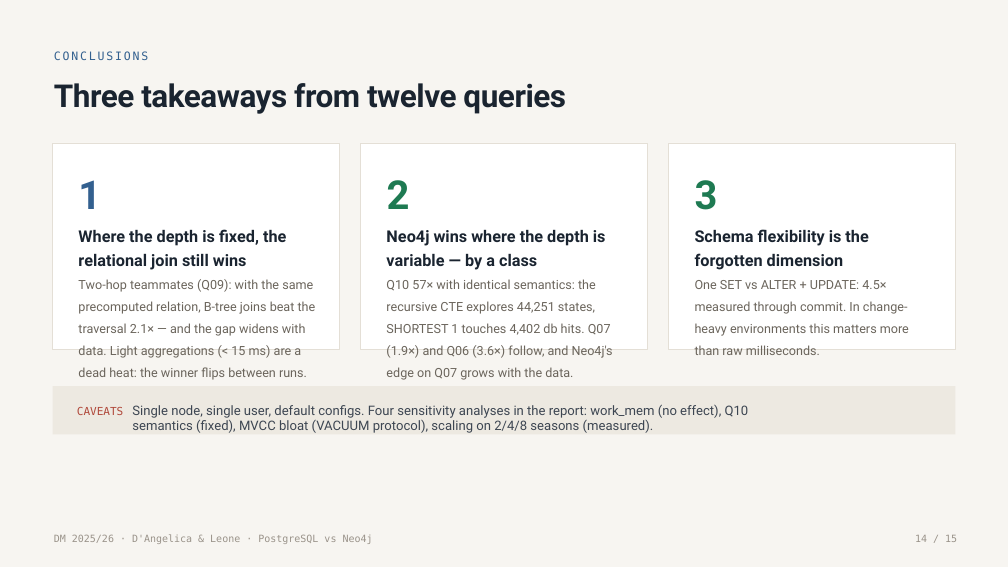
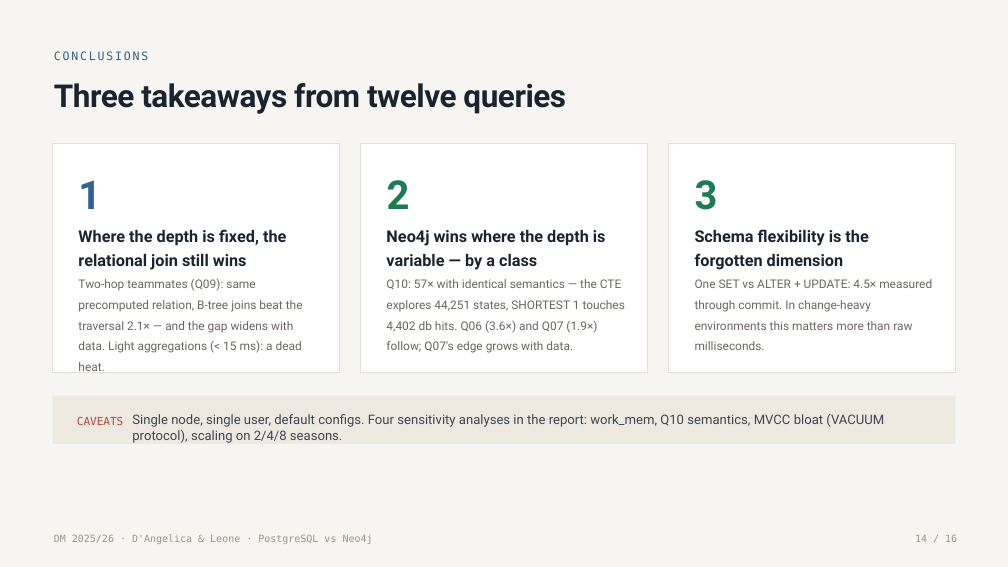
Before and after one commit to g1up3/DM-Project-2026, a slide deck: slide 14 of PostgreSQL_vs_Neo4j_DAngelica_Leone.pptx. Drawn at 1008x567 pixels with LibreOffice and Linux fonts; fonts in the diff are those of the drawing. Boxes give left, top, right and bottom in pixels: in the first picture for what was removed or moved away, otherwise in the second. Text is boxed around its words. In the diff, an @@ line names an element or a change of style, - is before the commit and + after.

```diff
--- a/PostgreSQL_vs_Neo4j_DAngelica_Leone.pptx
+++ b/PostgreSQL_vs_Neo4j_DAngelica_Leone.pptx
@@ rectangle: place and size @@
-rectangle at [52,143,339,349]
+rectangle at [52,143,339,372]
@@ rectangle: place and size @@
-rectangle at [360,143,647,349]
+rectangle at [360,143,647,372]
@@ rectangle: place and size @@
-rectangle at [668,143,955,349]
+rectangle at [668,143,955,372]
@@ text "One SET vs ALTER + ..." at [695,279,932,330]: size 18 to 17 pt @@
@@ text at [78,279,303,371]: text changed; size 18 to 17 pt @@
-Two-hop teammates (Q09): with the same precomputed relation, B-tree joins beat the traversal 2.1× — and the gap widens with data. Light aggregations (< 15 ms) are a dead heat: the winner flips between runs.
+Two-hop teammates (Q09): same precomputed relation, B-tree joins beat the traversal 2.1× — and the gap widens with data. Light aggregations (< 15 ms): a dead heat.
@@ text at [386,279,625,353]: text changed; size 18 to 17 pt @@
-Q10 57× with identical semantics: the recursive CTE explores 44,251 states, SHORTEST 1 touches 4,402 db hits. Q07 (1.9×) and Q06 (3.6×) follow, and Neo4j's edge on Q07 grows with the data.
+Q10: 57× with identical semantics — the CTE explores 44,251 states, SHORTEST 1 touches 4,402 db hits. Q06 (3.6×) and Q07 (1.9×) follow; Q07's edge grows with data.
@@ rectangle: place and size @@
-rectangle at [52,386,956,434]
+rectangle at [52,396,956,444]
@@ text "CAVEATS": place and size @@
-text "CAVEATS" at [77,407,123,415]
+text "CAVEATS" at [77,417,123,425]
@@ text at [132,414,884,443]: text changed @@
-Single node, single user, default configs. Four sensitivity analyses in the report: work_mem (no effect), Q10 semantics (fixed), MVCC bloat (VACUUM protocol), scaling on 2/4/8 seasons (measured).
+Single node, single user, default configs. Four sensitivity analyses in the report: work_mem, Q10 semantics, MVCC bloat (VACUUM protocol), scaling on 2/4/8 seasons.
```
Also in this commit, not shown: 13 other slides changed, 2 slides added, 1 other file.
